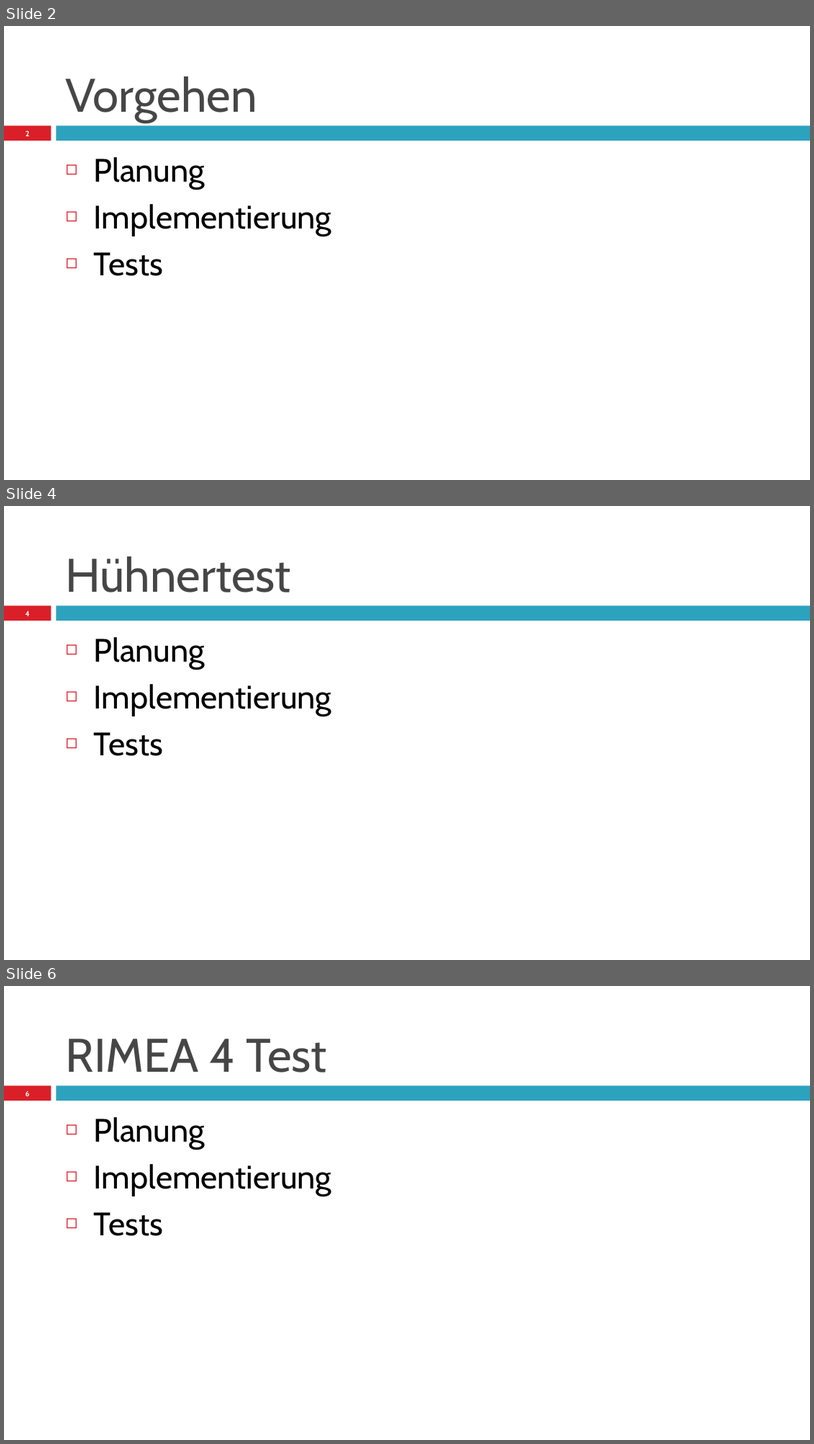
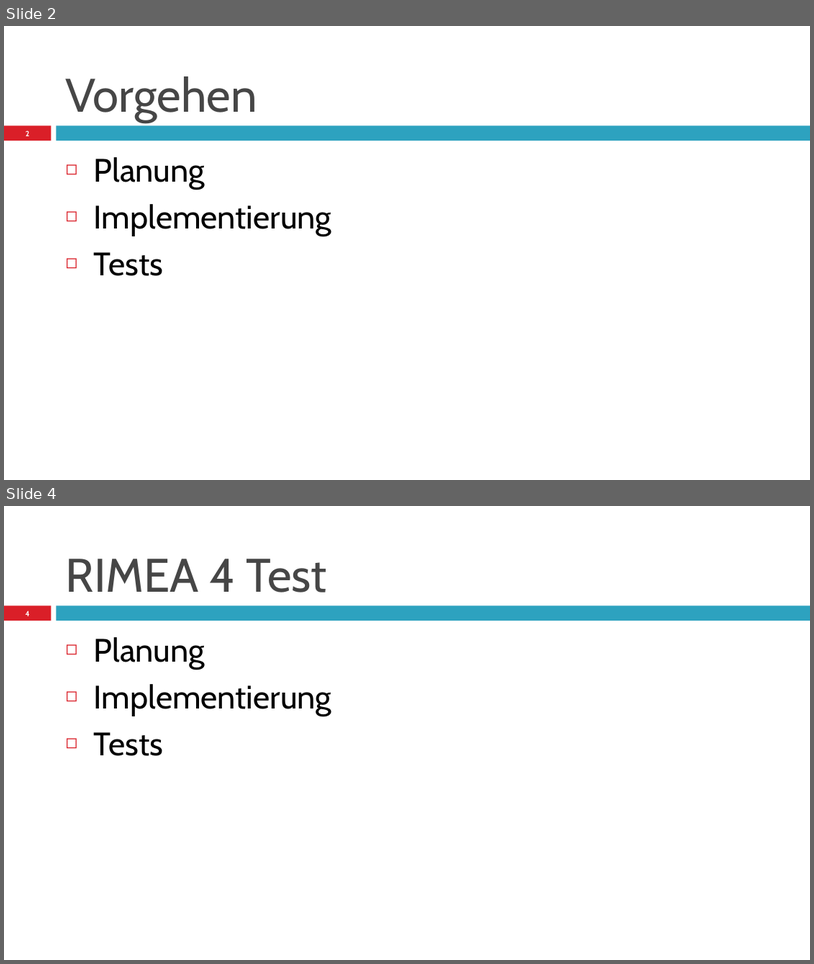
Before and after one commit to Arne2/hm-modellbildung, a slide deck: angabe3/PräsentationStudienarbeit3_Diez_Mueller_Schöntag_Graf.pptx. Shown one above the other, each under a label of ours: slides 2, 4 and 6 before the commit, slides 2 and 4 after it; the slides between them are not shown. The pictures are 814x1444 and 814x964 pixels, drawn with LibreOffice and Linux fonts; fonts in the diff are those of the drawing. Boxes give left, top, right and bottom in pixels: in the first picture for what was removed or moved away, otherwise in the second. Text is boxed around its words. In the diff, an @@ line names an element or a change of style, - is before the commit and + after.

```diff
--- a/angabe3/PräsentationStudienarbeit3_Diez_Mueller_Schöntag_Graf.pptx
+++ b/angabe3/PräsentationStudienarbeit3_Diez_Mueller_Schöntag_Graf.pptx
@@ slide 4 removed at (x1=4, y1=506, x2=810, y2=960), background #FFFFFF; not listed: 2 template elements that a slide beside it also shows @@
@@ title removed at (x1=66, y1=556, x2=291, y2=592) @@
-Hühnertest
@@ page number removed at (x1=26, y1=610, x2=30, y2=616) @@
-4
@@ text removed at (x1=94, y1=637, x2=332, y2=756) @@
-◻ Planung
-◻ Implementierung
-◻ Tests
@@ what was slide 6 is now slide 4 @@
@@ page number at (x1=26, y1=610, x2=30, y2=616): text changed @@
-6
+4
```
Also in this commit, not shown: 1 slide changed, 4 slides added, 2 other slides removed.
